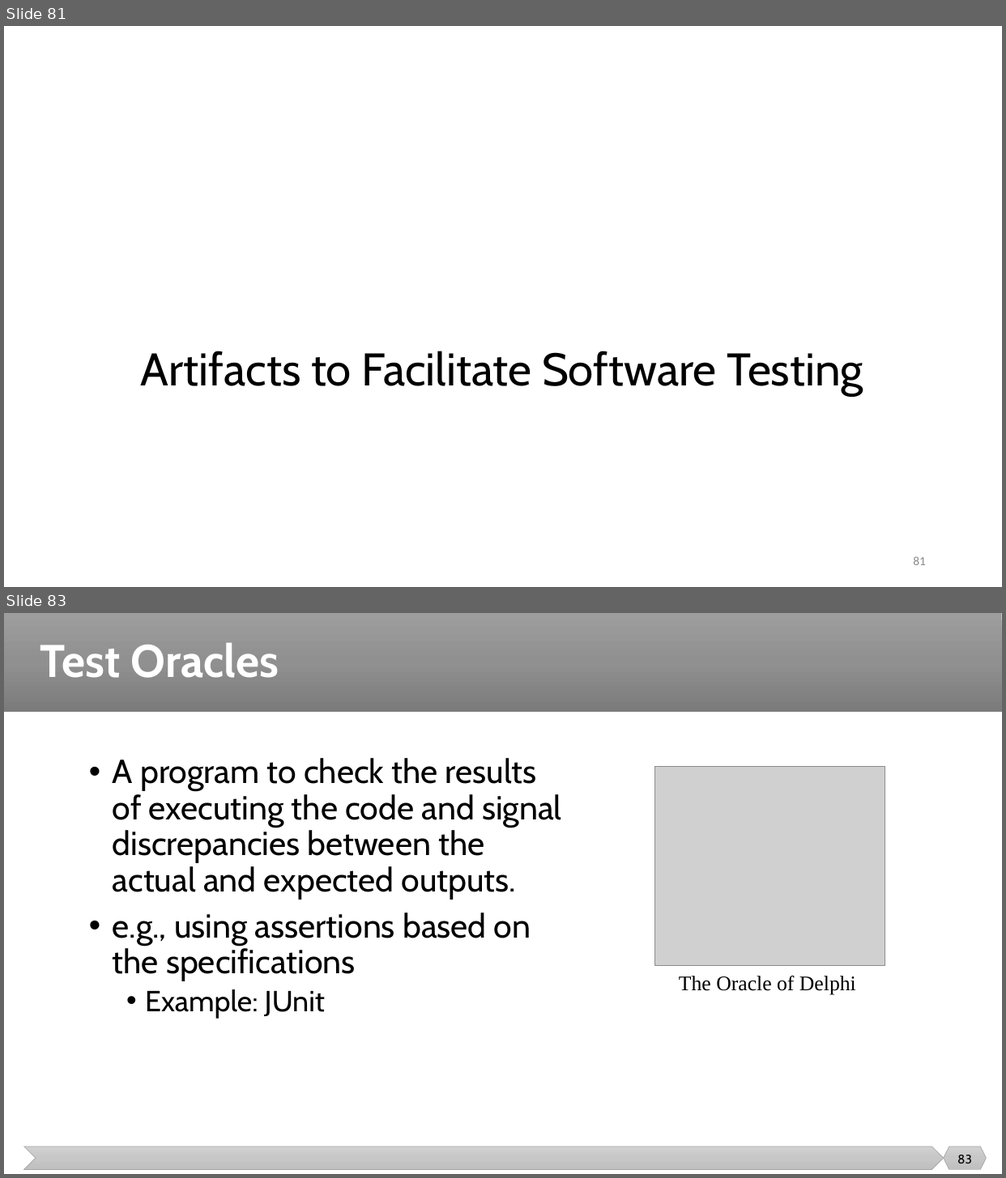
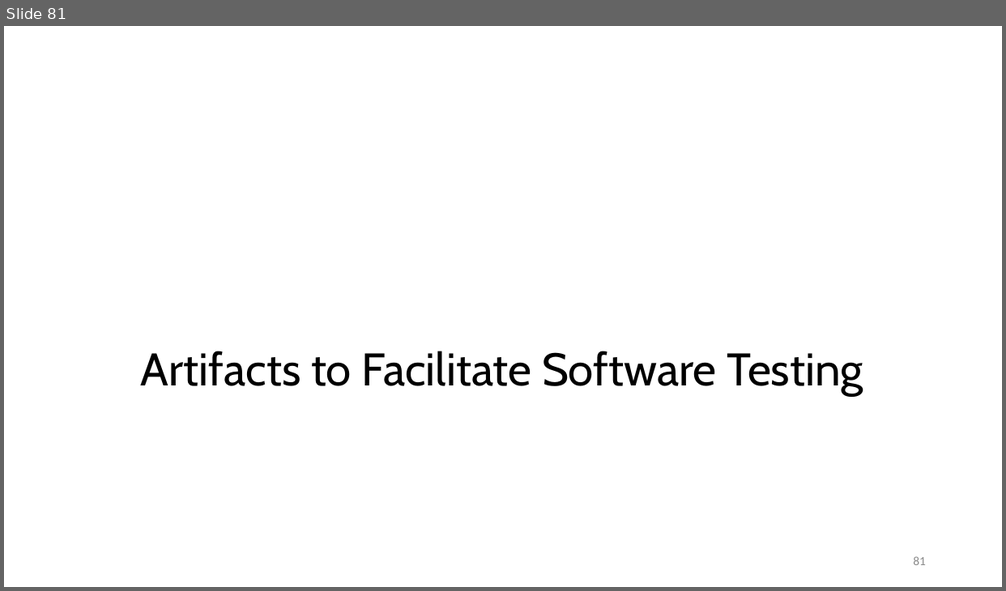
Before and after one commit to malenezi/malenezi, a slide deck: SE401/Lectures/2-Software Quality/Software Quality.pptx. Shown one above the other, each under a label of ours: slides 81 and 83 before the commit, slide 81 after it; the slides between them are not shown. The pictures are 1006x1178 and 1006x591 pixels, drawn with LibreOffice and Linux fonts; fonts in the diff are those of the drawing; grey boxes stand for pictures. Boxes give left, top, right and bottom in pixels: in the first picture for what was removed or moved away, otherwise in the second. Text is boxed around its words. In the diff, an @@ line names an element or a change of style, - is before the commit and + after.

```diff
--- a/SE401/Lectures/2-Software Quality/Software Quality.pptx
+++ b/SE401/Lectures/2-Software Quality/Software Quality.pptx
@@ slide 83 removed at (x1=4, y1=613, x2=1002, y2=1174), background #FFFFFF @@
@@ rectangle removed at (x1=4, y1=613, x2=1002, y2=712) @@
@@ title removed at (x1=40, y1=643, x2=279, y2=678) @@
-Test Oracles
@@ text removed at (x1=113, y1=758, x2=562, y2=1018) @@
-• A program to check the results of executing the code and signal discrepancies between the actual and expected outputs.
-• e.g., using assertions based on the specifications
-  • Example: JUnit
@@ picture removed at (x1=655, y1=766, x2=885, y2=966) @@
@@ text removed at (x1=679, y1=976, x2=856, y2=995) @@
-The Oracle of Delphi
@@ chevron removed at (x1=24, y1=1147, x2=944, y2=1170) @@
@@ hexagon removed at (x1=944, y1=1147, x2=987, y2=1170) @@
@@ page number removed at (x1=957, y1=1155, x2=972, y2=1164) @@
-83
```
Also in this commit, not shown: 2 slides changed, 1 other slide removed, 1 other file.
